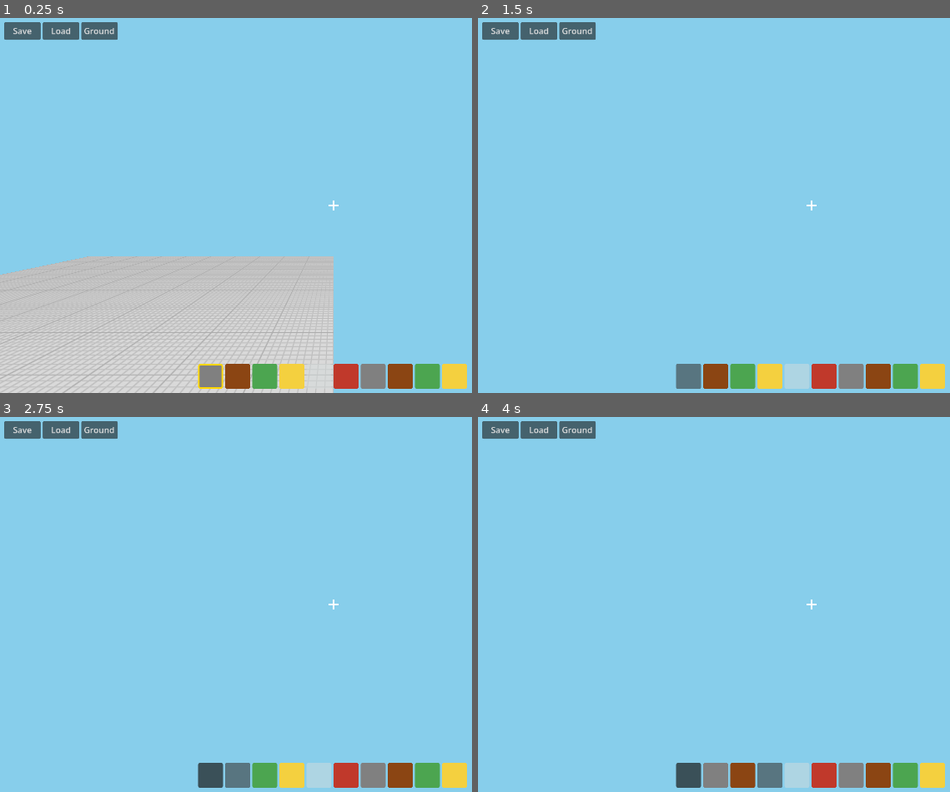
Above: before the commit, frames 1-4 (two rows, left to right).
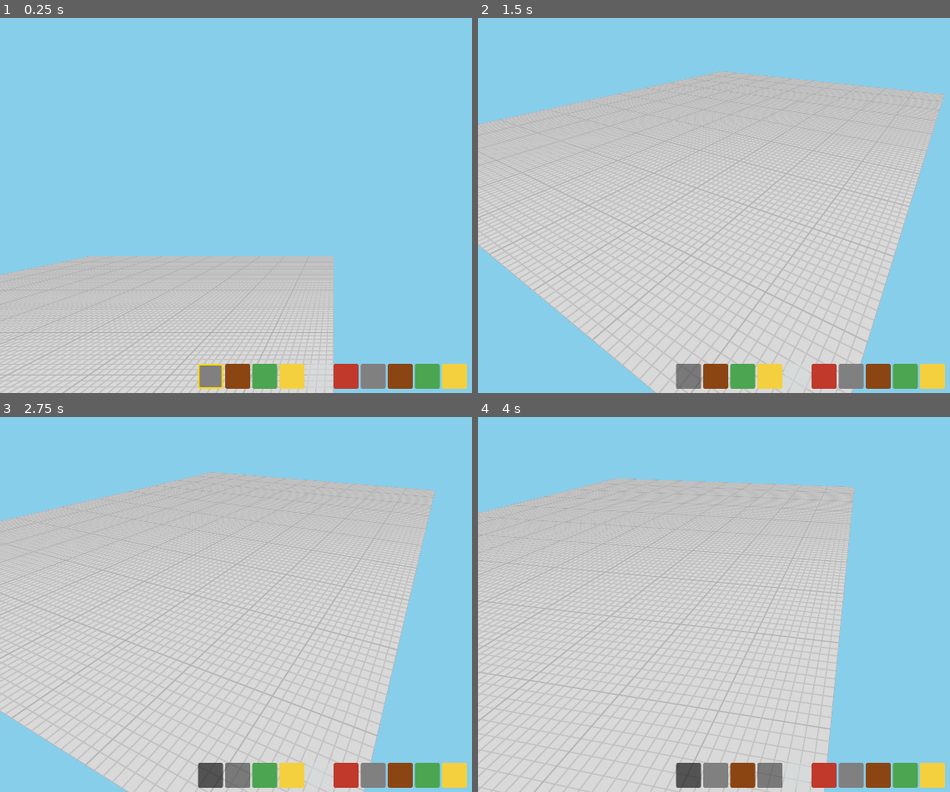
Above: after the commit, the same moments.

Repository: shbshc/building-game
Game: Godot game, scene res://scenes/main.tscn
Same seed, same stepped clock (60 frames per second), same inputs: the game is played once before the commit and once after it.
Inputs (mouse positions are in pixels of both pictures, inside the frame that each line leads up to):
- Up to frame 1 (0.25 s): no input
- Up to frame 2 (1.5 s): click (577, 29) at 0.5 s, where only the run before the commit has a clickable "Ground"; click (690, 378) at 1.25 s
- Up to frame 3 (2.75 s): click (236, 777) at 2 s
- Up to frame 4 (4 s): click (742, 777) at 2.75 s; click (770, 777) at 3.5 s

The runs differ from the first frame. In frame 1, 1.1% of the frame differs, in the area x 0-72%, y 1-52%; in frame 2, 64%; in frame 3, 65%, in the area x 0-93%, y 1-100%; in frame 4, 62%.
Error after the commit: Parse Error: Used space character for indentation instead of tab as used before in the file. (res://scripts/main.gd:111)

Commit message:
fix: backpack open prevents 3D interaction and player movement

Diff:
--- a/scripts/camera_rig.gd
+++ b/scripts/camera_rig.gd
@@ -30,6 +30,10 @@
 		scroll_cooldown -= delta
 	if Input.is_action_just_pressed("ui_cancel"):
 		_toggle_mouse()
+	if not mouse_captured:
+		velocity = Vector3.ZERO
+		move_and_slide()
+		return
 	if mouse_captured:
 		var space_just = Input.is_action_just_pressed("move_up")
 		if space_just:
--- a/scripts/main.gd
+++ b/scripts/main.gd
@@ -107,7 +107,8 @@
 	print("LOAD")
 	print(save_manager.load(block_manager, $InventoryManager, ground))
 
-func _on_ground_color_pressed():
+func is_backpack_open() -> bool:
+    return backpack_panel != null and backpack_panel.visible
 	print("GROUND")
 	ground_color_popup.open_with_colors(ground, ground.ground_color, ground.grid_color)
 
--- a/scripts/raycast_handler.gd
+++ b/scripts/raycast_handler.gd
@@ -40,8 +40,10 @@
 
 func _input(event):
 	var cam_rig = $"../CameraRig"
-	if not cam_rig.mouse_captured:
-		highlight.visible = false
+	var main_node = $".."
+	if not cam_rig.mouse_captured or (main_node.has_method("is_backpack_open") and main_node.is_backpack_open()):
+		if not cam_rig.mouse_captured:
+			highlight.visible = false
 		return
 
 	if event is InputEventMouseButton:
